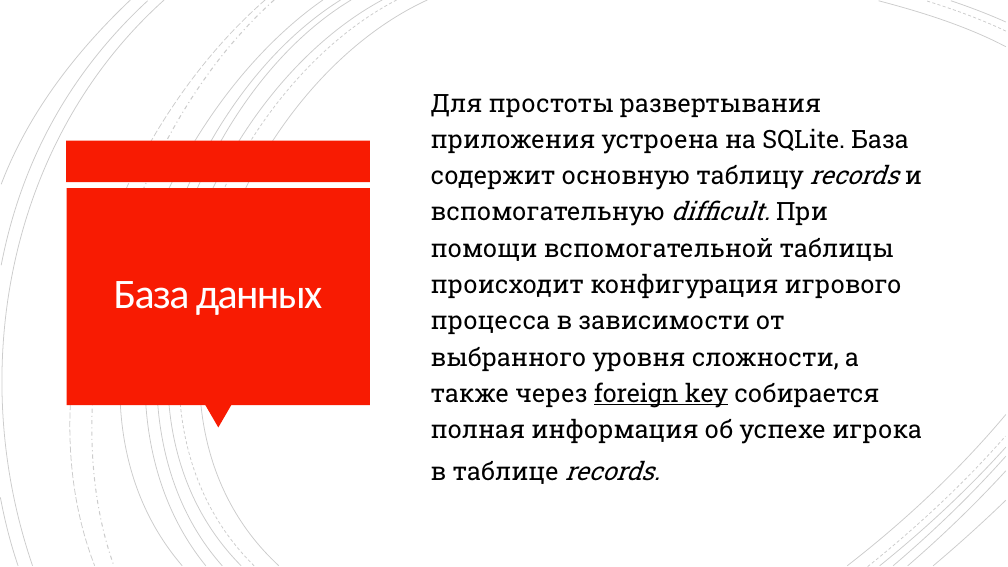
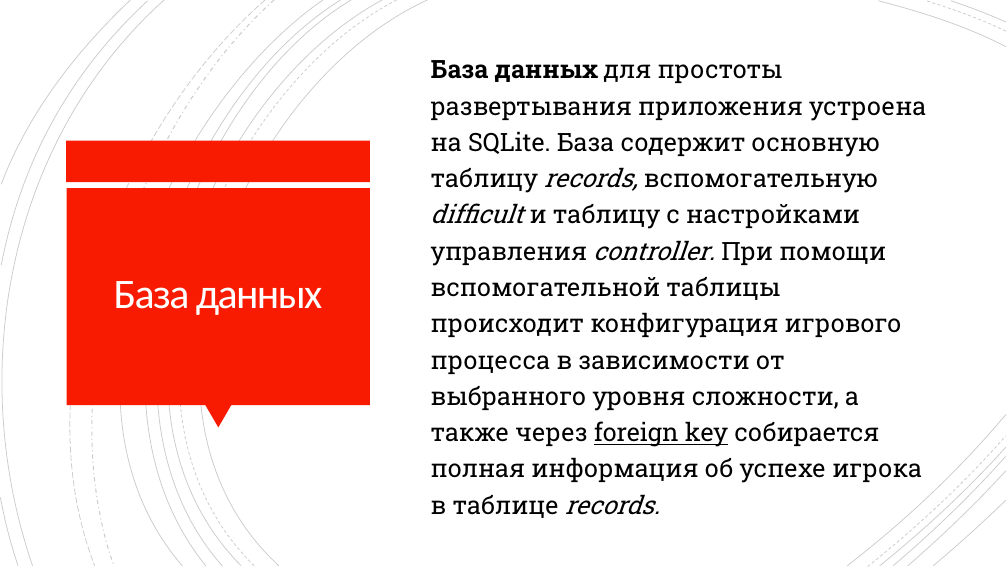
Before and after one commit to Shubarin/pygame-box, a slide deck: slide 8 of Documentation/presentation.pptx. Drawn at 1008x567 pixels with LibreOffice and Linux fonts; fonts in the diff are those of the drawing. Boxes give left, top, right and bottom in pixels: in the first picture for what was removed or moved away, otherwise in the second. Text is boxed around its words. In the diff, an @@ line names an element or a change of style, - is before the commit and + after.

```diff
--- a/Documentation/presentation.pptx
+++ b/Documentation/presentation.pptx
@@ text at (x1=431, y1=60, x2=926, y2=518): text changed @@
-Для простоты развертывания приложения устроена на SQLite. База содержит основную таблицу records и вспомогательную difficult. При помощи вспомогательной таблицы происходит конфигурация игрового процесса в зависимости от выбранного уровня сложности, а также через foreign key собирается полная информация об успехе игрока в таблице records.
+База данных для простоты развертывания приложения устроена на SQLite. База содержит основную таблицу records, вспомогательную difficult и таблицу с настройками управления controller. При помощи вспомогательной таблицы происходит конфигурация игрового процесса в зависимости от выбранного уровня сложности, а также через foreign key собирается полная информация об успехе игрока в таблице records.
```
Also in this commit, not shown: 3 other slides changed, 1 other file.
